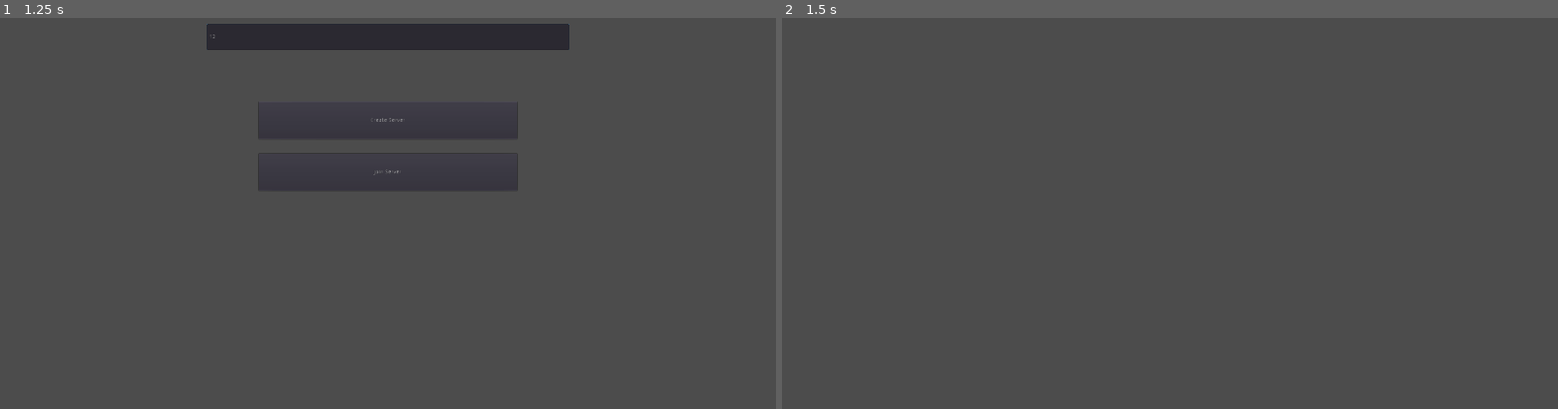
Above: before the commit, frames 1-2 (left to right).
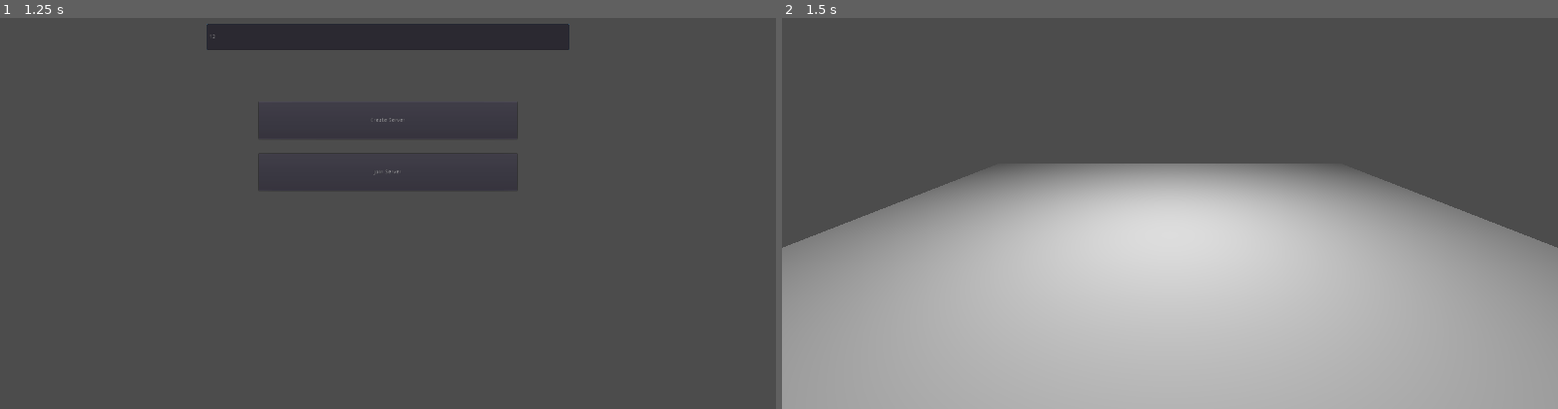
Above: after the commit, the same moments.

Repository: TimothySisson/GameCollab
Game: Godot game, scene res://NetworkSetup.tscn
The game is run twice, just before and just after one commit, with the same random seed, the same clock (stepped at 60 frames per second) and the same inputs.
Inputs (mouse positions are in pixels of both pictures, inside the frame that each line leads up to):
- Up to frame 1 (1.25 s): click (388, 37) at 0.52 s; type "12" at 0.6 s
- Up to frame 2 (1.5 s): click "Create Server" at 1.25 s

Frame 1 is identical in both runs. In frame 2, 57% of the frame differs, in the area x 0-100%, y 37-100%.
Error in both runs: Invalid get index '3' (on base: 'Array'). (res://Network.gd:14)

Commit message:
Added game scene after joining server

Diff:
--- /dev/null
+++ b/Game.tscn
@@ -0,0 +1,17 @@
+[gd_scene load_steps=2 format=2]
+
+[sub_resource type="CubeMesh" id=1]
+size = Vector3( 40, 2, 40 )
+
+[node name="Game" type="Spatial"]
+
+[node name="MeshInstance" type="MeshInstance" parent="."]
+mesh = SubResource( 1 )
+material/0 = null
+
+[node name="Camera" type="Camera" parent="."]
+transform = Transform( 1, 0, 0, 0, 0.957717, 0.287712, 0, -0.287712, 0.957717, 0, 8.4443, 16.0504 )
+
+[node name="OmniLight" type="OmniLight" parent="."]
+transform = Transform( 1, 0, 0, 0, 1, 0, 0, 0, 1, 0, 12.073, 0 )
+omni_range = 31.2
--- a/NetworkSetup.gd
+++ b/NetworkSetup.gd
@@ -17,6 +17,7 @@
 func _player_connected(id):
 	print("Player " + str(id) + " has connected")
 
+
 func _player_disconnected(id):
 	print("Player " + str(id) + " has disconnected")
 
@@ -24,12 +25,17 @@
 	multiplayer_config_ui.hide()
 	Network.create_server()
 	print("Created server at " + Network.ip_address)
+	var game = preload("res://Game.tscn").instance()
+	get_tree().get_root().add_child(game)
+
 
 func _on_JoinServer_pressed():
 	if server_ip_address.text != "":
 		multiplayer_config_ui.hide()
 		Network.ip_address = server_ip_address.text
 		Network.join_server()
+		var game = preload("res://Game.tscn").instance()
+		get_tree().get_root().add_child(game)
 
 
 # Called every frame. 'delta' is the elapsed time since the previous frame.
